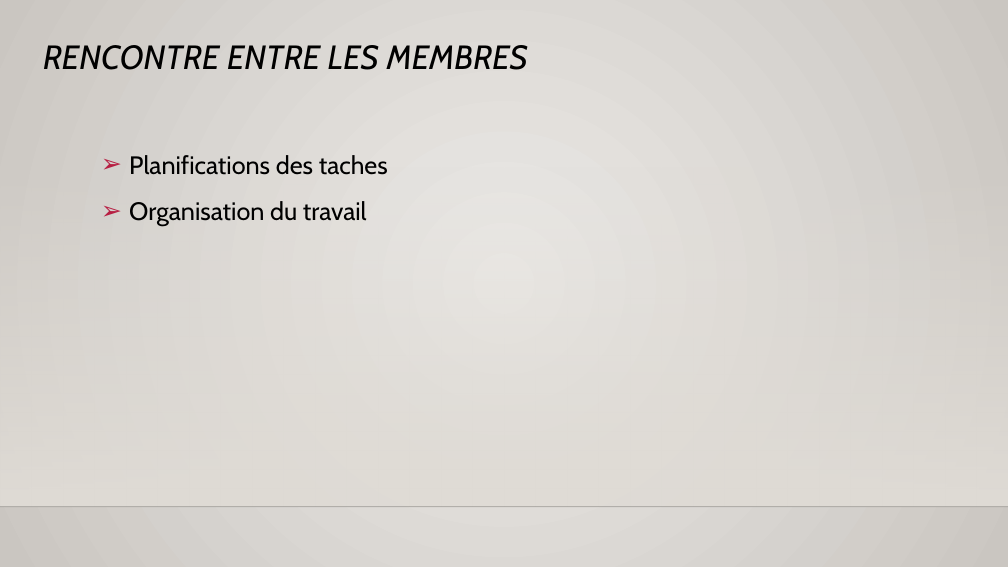
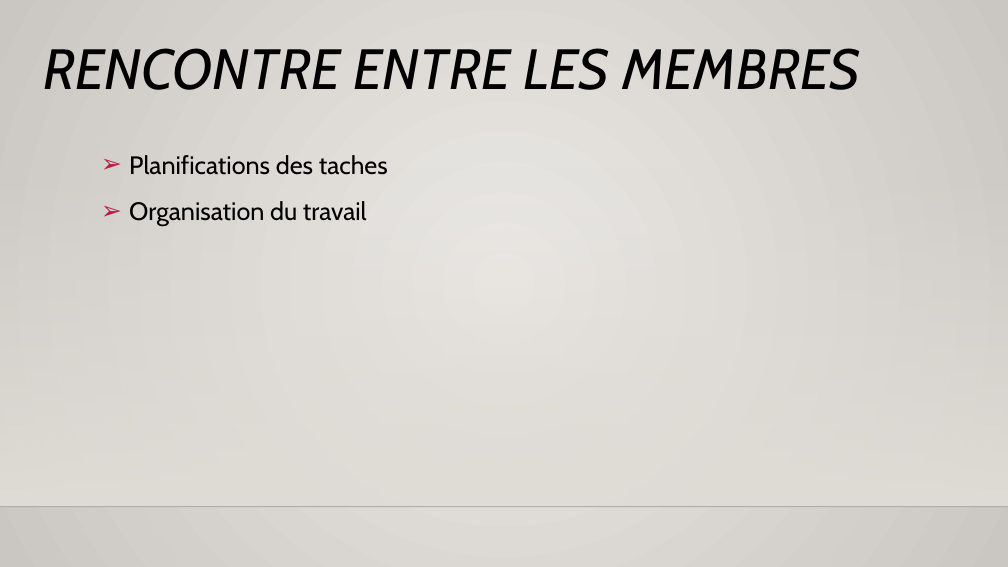
Before and after one commit to SEG2105-uottawa/seg2505-projet-equipe-a19-18, a slide deck: slide 3 of SEG 2505 Presentation.pptx. Drawn at 1008x567 pixels with LibreOffice and Linux fonts; fonts in the diff are those of the drawing; background and template pictures are left out. Boxes give left, top, right and bottom in pixels: in the first picture for what was removed or moved away, otherwise in the second. Text is boxed around its words. In the diff, an @@ line names an element or a change of style, - is before the commit and + after.

```diff
--- a/SEG 2505 Presentation.pptx
+++ b/SEG 2505 Presentation.pptx
@@ title "RENCONTRE ENTRE LES MEMBRES" at <box>43,48,860,90</box>: size 32 to 54 pt @@
```
Also in this commit, not shown: 4 other slides changed, 1 other file.
